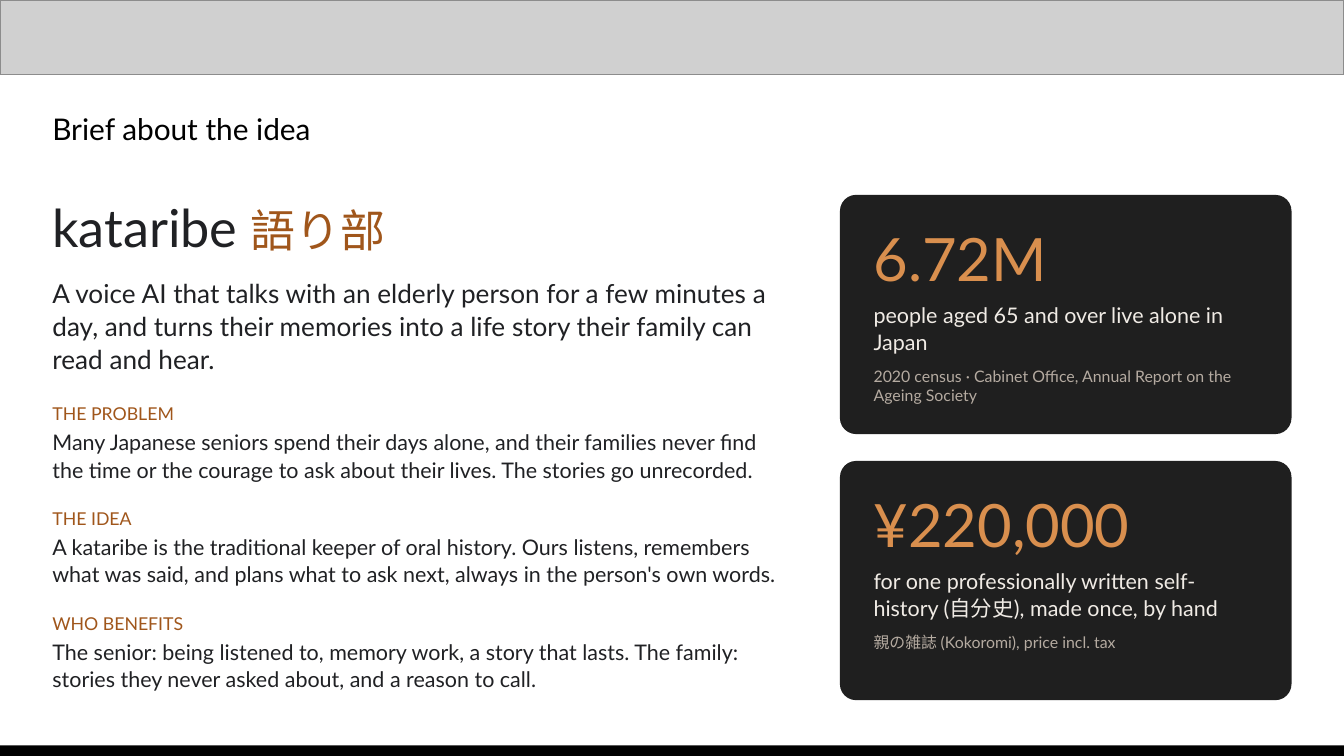
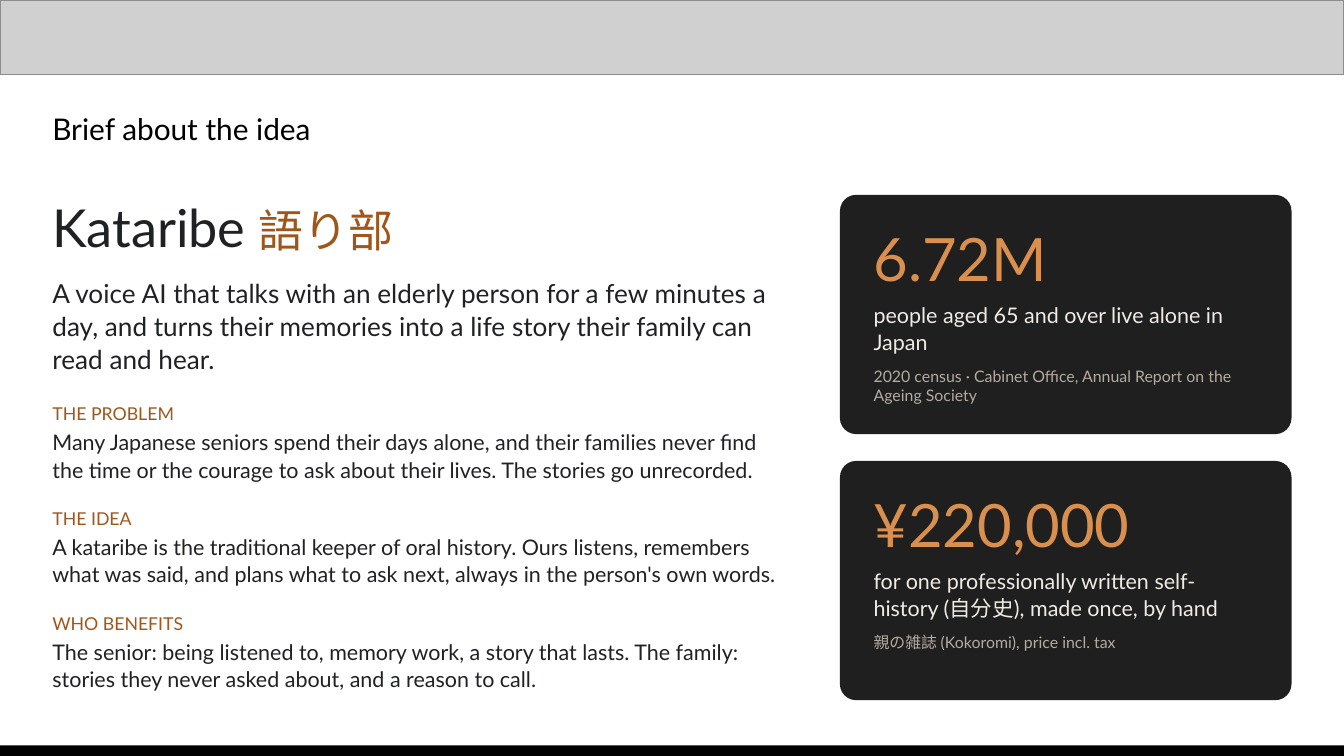
Before and after one commit to kaseovo/kataribe, a slide deck: slide 2 of docs/demo/kataribe-pitch-deck.pptx. Drawn at 1344x756 pixels with LibreOffice and Linux fonts; fonts in the diff are those of the drawing; grey boxes stand for pictures. Boxes give left, top, right and bottom in pixels: in the first picture for what was removed or moved away, otherwise in the second. Text is boxed around its words. In the diff, an @@ line names an element or a change of style, - is before the commit and + after.

```diff
--- a/docs/demo/kataribe-pitch-deck.pptx
+++ b/docs/demo/kataribe-pitch-deck.pptx
@@ text at bbox=[52, 208, 393, 251]: text changed @@
-kataribe 語り部
+Kataribe 語り部
```
Also in this commit, not shown: 6 other files.
